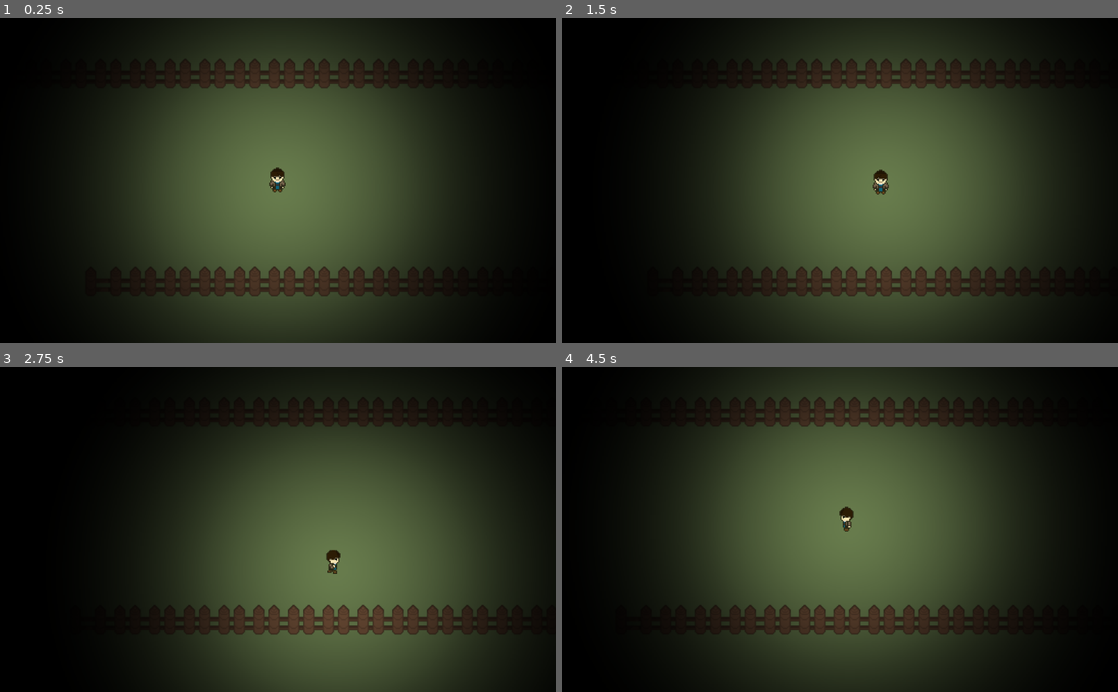
Above: before the commit, frames 1-4 (two rows, left to right).
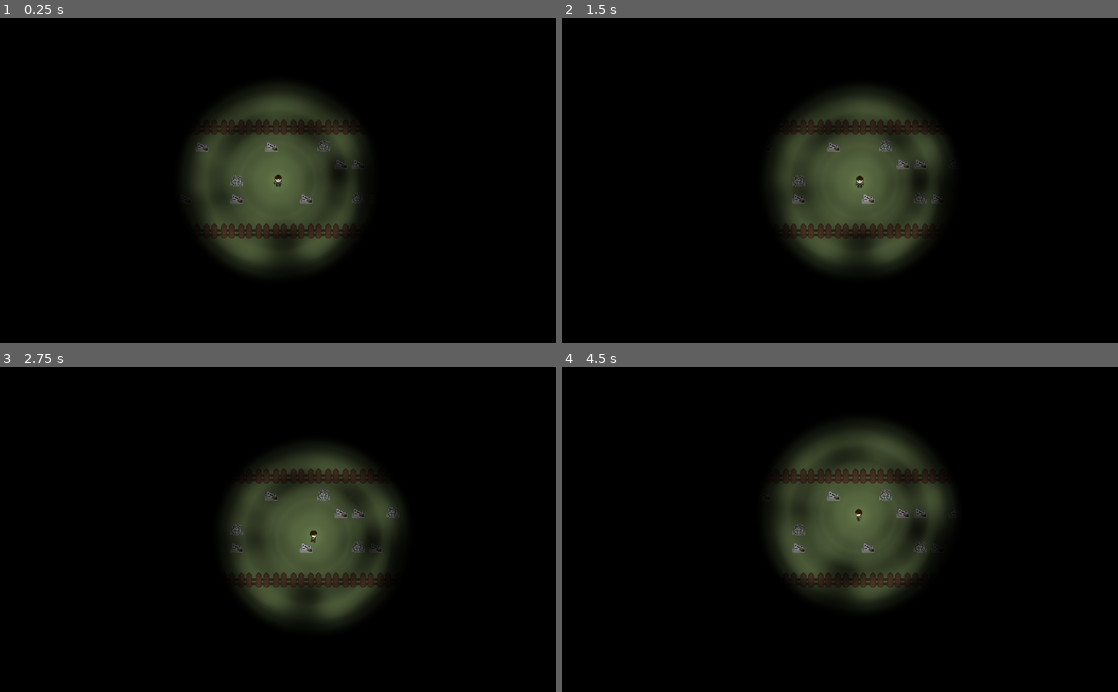
Above: after the commit, the same moments.

Repository: DeybisMelendez/lost-in-graveyard
Game: Godot game, scene res://scene/test/test.tscn
Same seed, same stepped clock (60 frames per second), same inputs: the game is played once before the commit and once after it. The project has no main scene, so this scene is started directly.
Inputs:
- Up to frame 1 (0.25 s): no input
- Up to frame 2 (1.5 s): tap Enter at 0.5 s; hold D (right) 0.53-1.28 s; hold S (down) from 1.28 s (still down)
- Up to frame 3 (2.75 s): release S (down) at 2.03 s; hold D (right) from 2.03 s (still down)
- Up to frame 4 (4.5 s): release D (right) at 2.78 s; hold W (up) 2.78-3.53 s; hold A (left) from 3.53 s (still down)

The runs differ from the first frame. In frame 1, 59% of the frame differs, in the area x 15-87%, y 0-100%; in frame 2, 58%; in frame 3, 53%; in frame 4, 59%, in the area x 16-88%, y 0-100%.

Commit message:
tiles añadidos

Diff:
--- a/scene/actor/player/anim/anim.tres
+++ b/scene/actor/player/anim/anim.tres
@@ -1,8 +1,8 @@
 [gd_resource type="SpriteFrames" load_steps=10 format=2]
 
 [ext_resource path="res://scene/actor/player/anim/down_1.png" type="Texture" id=1]
-[ext_resource path="res://scene/actor/player/anim/down_2.png" type="Texture" id=2]
-[ext_resource path="res://scene/actor/player/anim/down_3.png" type="Texture" id=3]
+[ext_resource path="res://scene/actor/player/anim/down_3.png" type="Texture" id=2]
+[ext_resource path="res://scene/actor/player/anim/down_2.png" type="Texture" id=3]
 [ext_resource path="res://scene/actor/player/anim/up_1.png" type="Texture" id=4]
 [ext_resource path="res://scene/actor/player/anim/up_2.png" type="Texture" id=5]
 [ext_resource path="res://scene/actor/player/anim/up_3.png" type="Texture" id=6]
--- a/scene/actor/player/player.gd
+++ b/scene/actor/player/player.gd
@@ -14,6 +14,9 @@
 	left = Vector2(-1, 0),
 }
 var mov = Vector2()
+var light_scale = 0.8
+var light_anim = "add"
+var light_vel = 0.05
 
 func _physics_process(delta):
 	if Input.is_action_pressed("up"):
@@ -42,3 +45,14 @@
 	mov.x = clamp(mov.x, -max_speed, max_speed)
 	mov.y = clamp(mov.y, -max_speed, max_speed)
 	mov = move_and_slide(mov)
+
+	$Light2D.rotation_degrees += 5 * delta
+	#$Light2D2.rotation_degrees -= 5 * delta
+	if $Light2D.get_texture_scale() >= light_scale:
+		light_anim = "sub"
+	elif $Light2D.get_texture_scale() <= light_scale - 0.05:
+		light_anim = "add"
+	if light_anim == "add":
+		$Light2D.set_texture_scale($Light2D.get_texture_scale() + light_vel * delta)
+	else:
+		$Light2D.set_texture_scale($Light2D.get_texture_scale() - light_vel * delta)
--- a/scene/actor/player/player.tscn
+++ b/scene/actor/player/player.tscn
@@ -2,13 +2,13 @@
 
 [ext_resource path="res://scene/actor/player/player.gd" type="Script" id=1]
 [ext_resource path="res://scene/actor/player/anim/anim.tres" type="SpriteFrames" id=2]
-[ext_resource path="res://scene/actor/player/light.png" type="Texture" id=3]
+[ext_resource path="res://scene/actor/player/light_01.png" type="Texture" id=3]
 
 [sub_resource type="CapsuleShape2D" id=1]
 
 custom_solver_bias = 0.0
-radius = 5.05264
-height = 12.4859
+radius = 5.0
+height = 5.0
 
 [node name="player" type="KinematicBody2D"]
 
@@ -25,7 +25,7 @@
 
 [node name="CollisionShape2D" type="CollisionShape2D" parent="." index="1"]
 
-position = Vector2( 0, 3 )
+position = Vector2( 0, 7 )
 shape = SubResource( 1 )
 _sections_unfolded = [ "Transform" ]
 
@@ -35,7 +35,7 @@
 editor_only = false
 texture = ExtResource( 3 )
 offset = Vector2( 0, 0 )
-texture_scale = 1.0
+texture_scale = 0.8
 color = Color( 1, 1, 1, 1 )
 energy = 1.0
 mode = 2
@@ -59,7 +59,7 @@
 anchor_mode = 1
 rotating = false
 current = true
-zoom = Vector2( 0.5, 0.5 )
+zoom = Vector2( 1, 1 )
 limit_left = -10000000
 limit_top = -10000000
 limit_right = 10000000
--- a/scene/test/test.tscn
+++ b/scene/test/test.tscn
@@ -48,7 +48,7 @@
 collision_mask = 1
 occluder_light_mask = 1
 format = 1
-tile_data = PoolIntArray( 196616, 11, 0, 196617, 9, 0, 196618, 9, 0, 196619, 9, 0, 196620, 9, 0, 196621, 9, 0, 196622, 9, 0, 196623, 9, 0, 196624, 9, 0, 196625, 9, 0, 196626, 9, 0, 196627, 9, 0, 196628, 9, 0, 196629, 9, 0, 196630, 9, 0, 196631, 9, 0, 196632, 9, 0, 196633, 9, 0, 196634, 9, 0, 196635, 9, 0, 196636, 9, 0, 196637, 9, 0, 196638, 10, 0, 589835, 11, 0, 589836, 9, 0, 589837, 9, 0, 589838, 9, 0, 589839, 9, 0, 589840, 9, 0, 589841, 9, 0, 589842, 9, 0, 589843, 9, 0, 589844, 9, 0, 589845, 9, 0, 589846, 9, 0, 589847, 9, 0, 589848, 9, 0, 589849, 9, 0, 589850, 10, 0 )
+tile_data = PoolIntArray( 196616, 13, 0, 196617, 9, 0, 196618, 9, 0, 196619, 9, 0, 196620, 9, 0, 196621, 9, 0, 196622, 9, 0, 196623, 9, 0, 196624, 9, 0, 196625, 9, 0, 196626, 9, 0, 196627, 9, 0, 196628, 9, 0, 196629, 9, 0, 196630, 9, 0, 196631, 9, 0, 196632, 9, 0, 196633, 9, 0, 196634, 9, 0, 196635, 9, 0, 196636, 9, 0, 196637, 9, 0, 196638, 14, 0, 262152, 12, 0, 262156, 19, 0, 262160, 19, 0, 262163, 20, 0, 262174, 12, 0, 327688, 12, 0, 327700, 19, 0, 327701, 19, 0, 327703, 20, 0, 327710, 12, 0, 393224, 12, 0, 393225, 19, 0, 393230, 20, 0, 393246, 12, 0, 458760, 12, 0, 458763, 19, 0, 458766, 19, 0, 458770, 19, 0, 458773, 20, 0, 458774, 19, 0, 458782, 12, 0, 524296, 12, 0, 524318, 12, 0, 589832, 11, 0, 589833, 9, 0, 589834, 9, 0, 589835, 9, 0, 589836, 9, 0, 589837, 9, 0, 589838, 9, 0, 589839, 9, 0, 589840, 9, 0, 589841, 9, 0, 589842, 9, 0, 589843, 9, 0, 589844, 9, 0, 589845, 9, 0, 589846, 9, 0, 589847, 9, 0, 589848, 9, 0, 589849, 9, 0, 589850, 9, 0, 589851, 9, 0, 589854, 10, 0 )
 _sections_unfolded = [ "Cell" ]
 
 [node name="player" parent="mapa" index="0" instance=ExtResource( 2 )]
--- a/scene/tile/map.tres
+++ b/scene/tile/map.tres
@@ -1,22 +1,55 @@
-[gd_resource type="TileSet" load_steps=15 format=2]
+[gd_resource type="TileSet" load_steps=32 format=2]
 
 [ext_resource path="res://scene/tile/grass.png" type="Texture" id=1]
 [ext_resource path="res://scene/tile/grass_1.png" type="Texture" id=2]
 [ext_resource path="res://scene/tile/fence_2.png" type="Texture" id=3]
 [ext_resource path="res://scene/tile/fence_3.png" type="Texture" id=4]
-[ext_resource path="res://scene/tile/grass_2.png" type="Texture" id=5]
-[ext_resource path="res://scene/tile/ground_1.png" type="Texture" id=6]
-[ext_resource path="res://scene/tile/ground_2.png" type="Texture" id=7]
-[ext_resource path="res://scene/tile/ground_3.png" type="Texture" id=8]
-[ext_resource path="res://scene/tile/ground_4.png" type="Texture" id=9]
-[ext_resource path="res://scene/tile/grass_3.png" type="Texture" id=10]
-[ext_resource path="res://scene/tile/grass_4.png" type="Texture" id=11]
-[ext_resource path="res://scene/tile/fence_1.png" type="Texture" id=12]
+[ext_resource path="res://scene/tile/fence_4.png" type="Texture" id=5]
+[ext_resource path="res://scene/tile/fence_5.png" type="Texture" id=6]
+[ext_resource path="res://scene/tile/Fence7.png" type="Texture" id=7]
+[ext_resource path="res://scene/tile/statue_1.png" type="Texture" id=8]
+[ext_resource path="res://scene/tile/tomb4.png" type="Texture" id=9]
+[ext_resource path="res://scene/tile/tomb7.png" type="Texture" id=10]
+[ext_resource path="res://scene/tile/tomb9.png" type="Texture" id=11]
+[ext_resource path="res://scene/tile/tomb10.png" type="Texture" id=12]
+[ext_resource path="res://scene/tile/grass_2.png" type="Texture" id=13]
+[ext_resource path="res://scene/tile/tomb11.png" type="Texture" id=14]
+[ext_resource path="res://scene/tile/tomb12.png" type="Texture" id=15]
+[ext_resource path="res://scene/tile/Tumba1.png" type="Texture" id=16]
+[ext_resource path="res://scene/tile/Tumba2.png" type="Texture" id=17]
+[ext_resource path="res://scene/tile/Tumba3.png" type="Texture" id=18]
+[ext_resource path="res://scene/tile/ground_1.png" type="Texture" id=19]
+[ext_resource path="res://scene/tile/ground_2.png" type="Texture" id=20]
+[ext_resource path="res://scene/tile/ground_3.png" type="Texture" id=21]
+[ext_resource path="res://scene/tile/ground_4.png" type="Texture" id=22]
+[ext_resource path="res://scene/tile/grass_3.png" type="Texture" id=23]
+[ext_resource path="res://scene/tile/grass_4.png" type="Texture" id=24]
+[ext_resource path="res://scene/tile/fence_1.png" type="Texture" id=25]
 
 [sub_resource type="RectangleShape2D" id=2]
 
 custom_solver_bias = 0.0
 extents = Vector2( 10, 5 )
+
+[sub_resource type="RectangleShape2D" id=3]
+
+custom_solver_bias = 0.0
+extents = Vector2( 5, 16 )
+
+[sub_resource type="RectangleShape2D" id=4]
+
+custom_solver_bias = 0.0
+extents = Vector2( 5, 5 )
+
+[sub_resource type="CircleShape2D" id=5]
+
+custom_solver_bias = 0.0
+radius = 16.0
+
+[sub_resource type="RectangleShape2D" id=6]
+
+custom_solver_bias = 0.0
+extents = Vector2( 12, 8 )
 
 [sub_resource type="RectangleShape2D" id=1]
 
@@ -148,3 +181,195 @@
 "shape": SubResource( 2 ),
 "shape_transform": Transform2D( 1, 0, 0, 1, 22, 19 )
 } ]
+12/name = "fence_4"
+12/texture = ExtResource( 5 )
+12/tex_offset = Vector2( 0, 0 )
+12/modulate = Color( 1, 1, 1, 1 )
+12/region = Rect2( 0, 0, 32, 32 )
+12/is_autotile = false
+12/occluder_offset = Vector2( 0, 0 )
+12/navigation_offset = Vector2( 0, 0 )
+12/shapes = [ {
+"autotile_coord": Vector2( 0, 0 ),
+"one_way": false,
+"shape": SubResource( 3 ),
+"shape_transform": Transform2D( 1, 0, 0, 1, 16, 16 )
+} ]
+13/name = "fence_5"
+13/texture = ExtResource( 6 )
+13/tex_offset = Vector2( 0, 0 )
+13/modulate = Color( 1, 1, 1, 1 )
+13/region = Rect2( 0, 0, 32, 32 )
+13/is_autotile = false
+13/occluder_offset = Vector2( 0, 0 )
+13/navigation_offset = Vector2( 0, 0 )
+13/shapes = [ {
+"autotile_coord": Vector2( 0, 0 ),
+"one_way": false,
+"shape": SubResource( 3 ),
+"shape_transform": Transform2D( 1, 0, 0, 1, 16, 16 )
+}, {
+"autotile_coord": Vector2( 0, 0 ),
+"one_way": false,
+"shape": SubResource( 4 ),
+"shape_transform": Transform2D( 1, 0, 0, 1, 27, 20 )
+} ]
+14/name = "fence_6"
+14/texture = ExtResource( 7 )
+14/tex_offset = Vector2( 0, 0 )
+14/modulate = Color( 1, 1, 1, 1 )
+14/region = Rect2( 0, 0, 32, 32 )
+14/is_autotile = false
+14/occluder_offset = Vector2( 0, 0 )
+14/navigation_offset = Vector2( 0, 0 )
+14/shapes = [ {
+"autotile_coord": Vector2( 0, 0 ),
+"one_way": false,
+"shape": SubResource( 3 ),
+"shape_transform": Transform2D( 1, 0, 0, 1, 16, 16 )
+}, {
+"autotile_coord": Vector2( 0, 0 ),
+"one_way": false,
+"shape": SubResource( 4 ),
+"shape_transform": Transform2D( 1, 0, 0, 1, 5, 20 )
+} ]
+15/name = "statue_1"
+15/texture = ExtResource( 8 )
+15/tex_offset = Vector2( 0, 0 )
+15/modulate = Color( 1, 1, 1, 1 )
+15/region = Rect2( 0, 0, 32, 32 )
+15/is_autotile = false
+15/occluder_offset = Vector2( 0, 0 )
+15/navigation_offset = Vector2( 0, 0 )
+15/shapes = [ {
+"autotile_coord": Vector2( 0, 0 ),
+"one_way": false,
+"shape": SubResource( 5 ),
+"shape_transform": Transform2D( 1, 0, 0, 1, 16, 16 )
+} ]
+16/name = "tomb_1"
+16/texture = ExtResource( 9 )
+16/tex_offset = Vector2( 0, 0 )
+16/modulate = Color( 1, 1, 1, 1 )
+16/region = Rect2( 0, 0, 32, 32 )
+16/is_autotile = false
+16/occluder_offset = Vector2( 0, 0 )
+16/navigation_offset = Vector2( 0, 0 )
+16/shapes = [ {
+"autotile_coord": Vector2( 0, 0 ),
+"one_way": false,
+"shape": SubResource( 6 ),
+"shape_transform": Transform2D( 1, 0, 0, 1, 16, 22 )
+} ]
+17/name = "tomb_2"
+17/texture = ExtResource( 10 )
+17/tex_offset = Vector2( 0, 0 )
+17/modulate = Color( 1, 1, 1, 1 )
+17/region = Rect2( 0, 0, 32, 32 )
+17/is_autotile = false
+17/occluder_offset = Vector2( 0, 0 )
+17/navigation_offset = Vector2( 0, 0 )
+17/shapes = [ {
+"autotile_coord": Vector2( 0, 0 ),
+"one_way": false,
+"shape": SubResource( 6 ),
+"shape_transform": Transform2D( 1, 0, 0, 1, 16, 22 )
+} ]
+18/name = "tomb_3"
+18/texture = ExtResource( 11 )
+18/tex_offset = Vector2( 0, 0 )
+18/modulate = Color( 1, 1, 1, 1 )
+18/region = Rect2( 0, 0, 32, 32 )
+18/is_autotile = false
+18/occluder_offset = Vector2( 0, 0 )
+18/navigation_offset = Vector2( 0, 0 )
+18/shapes = [ {
+"autotile_coord": Vector2( 0, 0 ),
+"one_way": false,
+"shape": SubResource( 6 ),
+"shape_transform": Transform2D( 1, 0, 0, 1, 16, 22 )
+} ]
+19/name = "tomb_4"
+19/texture = ExtResource( 12 )
+19/tex_offset = Vector2( 0, 0 )
+19/modulate = Color( 1, 1, 1, 1 )
+19/region = Rect2( 0, 0, 32, 32 )
+19/is_autotile = false
+19/occluder_offset = Vector2( 0, 0 )
+19/navigation_offset = Vector2( 0, 0 )
+19/shapes = [ {
+"autotile_coord": Vector2( 0, 0 ),
+"one_way": false,
+"shape": SubResource( 6 ),
+"shape_transform": Transform2D( 1, 0, 0, 1, 16, 22 )
+} ]
+20/name = "tomb_5"
+20/texture = ExtResource( 14 )
+20/tex_offset = Vector2( 0, 0 )
+20/modulate = Color( 1, 1, 1, 1 )
+20/region = Rect2( 0, 0, 32, 32 )
+20/is_autotile = false
+20/occluder_offset = Vector2( 0, 0 )
+20/navigation_offset = Vector2( 0, 0 )
+20/shapes = [ {
+"autotile_coord": Vector2( 0, 0 ),
+"one_way": false,
+"shape": SubResource( 6 ),
+"shape_transform": Transform2D( 1, 0, 0, 1, 16, 22 )
+} ]
+21/name = "tomb_6"
+21/texture = ExtResource( 15 )
+21/tex_offset = Vector2( 0, 0 )
+21/modulate = Color( 1, 1, 1, 1 )
+21/region = Rect2( 0, 0, 32, 32 )
+21/is_autotile = false
+21/occluder_offset = Vector2( 0, 0 )
+21/navigation_offset = Vector2( 0, 0 )
+21/shapes = [ {
+"autotile_coord": Vector2( 0, 0 ),
+"one_way": false,
+"shape": SubResource( 6 ),
+"shape_transform": Transform2D( 1, 0, 0, 1, 16, 22 )
+} ]
+22/name = "tomb_7"
+22/texture = ExtResource( 16 )
+22/tex_offset = Vector2( 0, 0 )
+22/modulate = Color( 1, 1, 1, 1 )
+22/region = Rect2( 0, 0, 32, 32 )
+22/is_autotile = false
+22/occluder_offset = Vector2( 0, 0 )
+22/navigation_offset = Vector2( 0, 0 )
+22/shapes = [ {
+"autotile_coord": Vector2( 0, 0 ),
+"one_way": false,
+"shape": SubResource( 6 ),
+"shape_transform": Transform2D( 1, 0, 0, 1, 16, 22 )
+} ]
+23/name = "tomb_8"
+23/texture = ExtResource( 17 )
+23/tex_offset = Vector2( 0, 0 )
+23/modulate = Color( 1, 1, 1, 1 )
+23/region = Rect2( 0, 0, 32, 32 )
+23/is_autotile = false
+23/occluder_offset = Vector2( 0, 0 )
+23/navigation_offset = Vector2( 0, 0 )
+23/shapes = [ {
+"autotile_coord": Vector2( 0, 0 ),
+"one_way": false,
+"shape": SubResource( 6 ),
+"shape_transform": Transform2D( 1, 0, 0, 1, 16, 22 )
+} ]
+24/name = "tomb_9"
+24/texture = ExtResource( 18 )
+24/tex_offset = Vector2( 0, 0 )
+24/modulate = Color( 1, 1, 1, 1 )
+24/region = Rect2( 0, 0, 32, 32 )
+24/is_autotile = false
+24/occluder_offset = Vector2( 0, 0 )
+24/navigation_offset = Vector2( 0, 0 )
+24/shapes = [ {
+"autotile_coord": Vector2( 0, 0 ),
+"one_way": false,
+"shape": SubResource( 6 ),
+"shape_transform": Transform2D( 1, 0, 0, 1, 16, 22 )
+} ]
--- a/scene/tile/map.tscn
+++ b/scene/tile/map.tscn
@@ -12,6 +12,19 @@
 [ext_resource path="res://scene/tile/fence_1.png" type="Texture" id=10]
 [ext_resource path="res://scene/tile/fence_2.png" type="Texture" id=11]
 [ext_resource path="res://scene/tile/fence_3.png" type="Texture" id=12]
+[ext_resource path="res://scene/tile/fence_4.png" type="Texture" id=13]
+[ext_resource path="res://scene/tile/fence_5.png" type="Texture" id=14]
+[ext_resource path="res://scene/tile/Fence7.png" type="Texture" id=15]
+[ext_resource path="res://scene/tile/statue_1.png" type="Texture" id=16]
+[ext_resource path="res://scene/tile/tomb4.png" type="Texture" id=17]
+[ext_resource path="res://scene/tile/tomb7.png" type="Texture" id=18]
+[ext_resource path="res://scene/tile/tomb9.png" type="Texture" id=19]
+[ext_resource path="res://scene/tile/tomb10.png" type="Texture" id=20]
+[ext_resource path="res://scene/tile/tomb11.png" type="Texture" id=21]
+[ext_resource path="res://scene/tile/tomb12.png" type="Texture" id=22]
+[ext_resource path="res://scene/tile/Tumba1.png" type="Texture" id=23]
+[ext_resource path="res://scene/tile/Tumba2.png" type="Texture" id=24]
+[ext_resource path="res://scene/tile/Tumba3.png" type="Texture" id=25]
 
 [sub_resource type="RectangleShape2D" id=1]
 
@@ -23,7 +36,27 @@
 custom_solver_bias = 0.0
 extents = Vector2( 10, 5 )
 
-[node name="map" type="Node"]
+[sub_resource type="RectangleShape2D" id=3]
+
+custom_solver_bias = 0.0
+extents = Vector2( 5, 16 )
+
+[sub_resource type="RectangleShape2D" id=4]
+
+custom_solver_bias = 0.0
+extents = Vector2( 5, 5 )
+
+[sub_resource type="CircleShape2D" id=5]
+
+custom_solver_bias = 0.0
+radius = 16.0
+
+[sub_resource type="RectangleShape2D" id=6]
+
+custom_solver_bias = 0.0
+extents = Vector2( 12, 8 )
+
+[node name="map" type="Node" index="0"]
 
 [node name="grass" type="Sprite" parent="." index="0"]
 
@@ -89,6 +122,7 @@
 
 [node name="fence_1" type="Sprite" parent="." index="9"]
 
+editor/display_folded = true
 position = Vector2( 64, 32 )
 texture = ExtResource( 10 )
 centered = false
@@ -113,6 +147,7 @@
 
 [node name="fence_2" type="Sprite" parent="." index="10"]
 
+editor/display_folded = true
 position = Vector2( 96, 32 )
 texture = ExtResource( 11 )
 centered = false
@@ -137,6 +172,7 @@
 
 [node name="fence_3" type="Sprite" parent="." index="11"]
 
+editor/display_folded = true
 position = Vector2( 32, 32 )
 texture = ExtResource( 12 )
 centered = false
@@ -158,3 +194,307 @@
 position = Vector2( 22, 19 )
 shape = SubResource( 2 )
 _sections_unfolded = [ "Transform" ]
+
+[node name="fence_4" type="Sprite" parent="." index="12"]
+
+editor/display_folded = true
+position = Vector2( 64, 64 )
+texture = ExtResource( 13 )
+centered = false
+_sections_unfolded = [ "Offset" ]
+
+[node name="StaticBody2D" type="StaticBody2D" parent="fence_4" index="0"]
+
+input_pickable = false
+collision_layer = 1
+collision_mask = 1
+constant_linear_velocity = Vector2( 0, 0 )
+constant_angular_velocity = 0.0
+friction = 1.0
+bounce = 0.0
+
+[node name="CollisionShape2D" type="CollisionShape2D" parent="fence_4/StaticBody2D" index="0"]
+
+position = Vector2( 16, 16 )
+shape = SubResource( 3 )
+_sections_unfolded = [ "Transform" ]
+
+[node name="fence_5" type="Sprite" parent="." index="13"]
+
+editor/display_folded = true
+position = Vector2( 32, 64 )
+texture = ExtResource( 14 )
+centered = false
+_sections_unfolded = [ "Offset" ]
+
+[node name="StaticBody2D" type="StaticBody2D" parent="fence_5" index="0"]
+
+input_pickable = false
+collision_layer = 1
+collision_mask = 1
+constant_linear_velocity = Vector2( 0, 0 )
+constant_angular_velocity = 0.0
+friction = 1.0
+bounce = 0.0
+
+[node name="CollisionShape2D" type="CollisionShape2D" parent="fence_5/StaticBody2D" index="0"]
+
+position = Vector2( 16, 16 )
+shape = SubResource( 3 )
+_sections_unfolded = [ "Transform" ]
+
+[node name="CollisionShape2D2" type="CollisionShape2D" parent="fence_5/StaticBody2D" index="1"]
+
+position = Vector2( 27, 20 )
+shape = SubResource( 4 )
+
+[node name="fence_6" type="Sprite" parent="." index="14"]
+
+editor/display_folded = true
+position = Vector2( 96, 64 )
+texture = ExtResource( 15 )
+centered = false
+_sections_unfolded = [ "Animation", "Offset", "Region" ]
+
+[node name="StaticBody2D" type="StaticBody2D" parent="fence_6" index="0"]
+
+input_pickable = false
+collision_layer = 1
+collision_mask = 1
+constant_linear_velocity = Vector2( 0, 0 )
+constant_angular_velocity = 0.0
+friction = 1.0
+bounce = 0.0
+
+[node name="CollisionShape2D3" type="CollisionShape2D" parent="fence_6/StaticBody2D" index="0"]
+
+position = Vector2( 5, 20 )
+shape = SubResource( 4 )
+_sections_unfolded = [ "Transform" ]
+
+[node name="CollisionShape2D" type="CollisionShape2D" parent="fence_6/StaticBody2D" index="1"]
+
+position = Vector2( 16, 16 )
+shape = SubResource( 3 )
+_sections_unfolded = [ "Transform" ]
+
+[node name="statue_1" type="Sprite" parent="." index="15"]
+
+editor/display_folded = true
+position = Vector2( 32, 96 )
+texture = ExtResource( 16 )
+centered = false
+_sections_unfolded = [ "Offset" ]
+
+[node name="StaticBody2D" type="StaticBody2D" parent="statue_1" index="0"]
+
+input_pickable = false
+collision_layer = 1
+collision_mask = 1
+constant_linear_velocity = Vector2( 0, 0 )
+constant_angular_velocity = 0.0
+friction = 1.0
+bounce = 0.0
+
+[node name="CollisionShape2D" type="CollisionShape2D" parent="statue_1/StaticBody2D" index="0"]
+
+position = Vector2( 16, 16 )
+shape = SubResource( 5 )
+
+[node name="tomb_1" type="Sprite" parent="." index="16"]
+
+position = Vector2( 64, 96 )
+texture = ExtResource( 17 )
+centered = false
+_sections_unfolded = [ "Offset" ]
+
+[node name="StaticBody2D" type="StaticBody2D" parent="tomb_1" index="0"]
+
+input_pickable = false
+collision_layer = 1
+collision_mask = 1
+constant_linear_velocity = Vector2( 0, 0 )
+constant_angular_velocity = 0.0
+friction = 1.0
+bounce = 0.0
+
+[node name="CollisionShape2D" type="CollisionShape2D" parent="tomb_1/StaticBody2D" index="0"]
+
+position = Vector2( 16, 22 )
+shape = SubResource( 6 )
+
+[node name="tomb_2" type="Sprite" parent="." index="17"]
+
+position = Vector2( 96, 96 )
+texture = ExtResource( 18 )
+centered = false
+_sections_unfolded = [ "Offset" ]
+
+[node name="StaticBody2D" type="StaticBody2D" parent="tomb_2" index="0"]
+
+input_pickable = false
+collision_layer = 1
+collision_mask = 1
+constant_linear_velocity = Vector2( 0, 0 )
+constant_angular_velocity = 0.0
+friction = 1.0
+bounce = 0.0
+
+[node name="CollisionShape2D" type="CollisionShape2D" parent="tomb_2/StaticBody2D" index="0"]
+
+position = Vector2( 16, 22 )
+shape = SubResource( 6 )
+
+[node name="tomb_3" type="Sprite" parent="." index="18"]
+
+position = Vector2( 128, 96 )
+texture = ExtResource( 19 )
+centered = false
+_sections_unfolded = [ "Offset" ]
+
+[node name="StaticBody2D" type="StaticBody2D" parent="tomb_3" index="0"]
+
+input_pickable = false
+collision_layer = 1
+collision_mask = 1
+constant_linear_velocity = Vector2( 0, 0 )
+constant_angular_velocity = 0.0
+friction = 1.0
+bounce = 0.0
+
+[node name="CollisionShape2D" type="CollisionShape2D" parent="tomb_3/StaticBody2D" index="0"]
+
+position = Vector2( 16, 22 )
+shape = SubResource( 6 )
+
+[node name="tomb_4" type="Sprite" parent="." index="19"]
+
+position = Vector2( 32, 128 )
+texture = ExtResource( 20 )
+centered = false
+_sections_unfolded = [ "Offset" ]
+
+[node name="StaticBody2D" type="StaticBody2D" parent="tomb_4" index="0"]
+
+input_pickable = false
+collision_layer = 1
+collision_mask = 1
+constant_linear_velocity = Vector2( 0, 0 )
+constant_angular_velocity = 0.0
+friction = 1.0
+bounce = 0.0
+
+[node name="CollisionShape2D" type="CollisionShape2D" parent="tomb_4/StaticBody2D" index="0"]
+
+position = Vector2( 16, 22 )
+shape = SubResource( 6 )
+
+[node name="tomb_5" type="Sprite" parent="." index="20"]
+
+position = Vector2( 64, 128 )
+texture = ExtResource( 21 )
+centered = false
+_sections_unfolded = [ "Offset" ]
+
+[node name="StaticBody2D" type="StaticBody2D" parent="tomb_5" index="0"]
+
+input_pickable = false
+collision_layer = 1
+collision_mask = 1
+constant_linear_velocity = Vector2( 0, 0 )
+constant_angular_velocity = 0.0
+friction = 1.0
+bounce = 0.0
+
+[node name="CollisionShape2D" type="CollisionShape2D" parent="tomb_5/StaticBody2D" index="0"]
+
+position = Vector2( 16, 22 )
+shape = SubResource( 6 )
+
+[node name="tomb_6" type="Sprite" parent="." index="21"]
+
+position = Vector2( 96, 128 )
+texture = ExtResource( 22 )
+centered = false
+_sections_unfolded = [ "Offset" ]
+
+[node name="StaticBody2D" type="StaticBody2D" parent="tomb_6" index="0"]
+
+input_pickable = false
+collision_layer = 1
+collision_mask = 1
+constant_linear_velocity = Vector2( 0, 0 )
+constant_angular_velocity = 0.0
+friction = 1.0
+bounce = 0.0
+
+[node name="CollisionShape2D" type="CollisionShape2D" parent="tomb_6/StaticBody2D" index="0"]
+
+position = Vector2( 16, 22 )
+shape = SubResource( 6 )
+
+[node name="tomb_7" type="Sprite" parent="." index="22"]
+
+position = Vector2( 128, 128 )
+texture = ExtResource( 23 )
+centered = false
+_sections_unfolded = [ "Offset" ]
+
+[node name="StaticBody2D" type="StaticBody2D" parent="tomb_7" index="0"]
+
+input_pickable = false
+collision_layer = 1
+collision_mask = 1
+constant_linear_velocity = Vector2( 0, 0 )
+constant_angular_velocity = 0.0
+friction = 1.0
+bounce = 0.0
+
+[node name="CollisionShape2D" type="CollisionShape2D" parent="tomb_7/StaticBody2D" index="0"]
+
+position = Vector2( 16, 22 )
+shape = SubResource( 6 )
+
+[node name="tomb_8" type="Sprite" parent="." index="23"]
+
+position = Vector2( 128, 32 )
+texture = ExtResource( 24 )
+centered = false
+_sections_unfolded = [ "Offset" ]
+
+[node name="StaticBody2D" type="StaticBody2D" parent="tomb_8" index="0"]
+
+input_pickable = false
+collision_layer = 1
+collision_mask = 1
+constant_linear_velocity = Vector2( 0, 0 )
+constant_angular_velocity = 0.0
+friction = 1.0
+bounce = 0.0
+
+[node name="CollisionShape2D" type="CollisionShape2D" parent="tomb_8/StaticBody2D" index="0"]
+
+position = Vector2( 16, 22 )
+shape = SubResource( 6 )
+
+[node name="tomb_9" type="Sprite" parent="." index="24"]
+
+position = Vector2( 128, 64 )
+texture = ExtResource( 25 )
+centered = false
+_sections_unfolded = [ "Offset" ]
+
+[node name="StaticBody2D" type="StaticBody2D" parent="tomb_9" index="0"]
+
+input_pickable = false
+collision_layer = 1
+collision_mask = 1
+constant_linear_velocity = Vector2( 0, 0 )
+constant_angular_velocity = 0.0
+friction = 1.0
+bounce = 0.0
+
+[node name="CollisionShape2D" type="CollisionShape2D" parent="tomb_9/StaticBody2D" index="0"]
+
+position = Vector2( 16, 22 )
+shape = SubResource( 6 )
Binary file changed: scene/actor/player/anim/down_1.png
Binary file changed: scene/actor/player/anim/down_2.png
Binary file changed: scene/actor/player/anim/down_3.png
Binary file removed: scene/actor/player/anim/down_4.png
Binary file added: scene/actor/player/light_01.png
Not shown, added: scene/actor/player/light_01.png.import
Binary file added: scene/actor/player/light_02.png
Not shown, added: scene/actor/player/light_02.png.import
Binary file added: scene/actor/player/light_03.png
Not shown, added: scene/actor/player/light_03.png.import
Binary file added: scene/actor/player/smoke_01.png
Not shown, changed: scene/actor/player/smoke_01.png.import
(and 43 more such lines)
